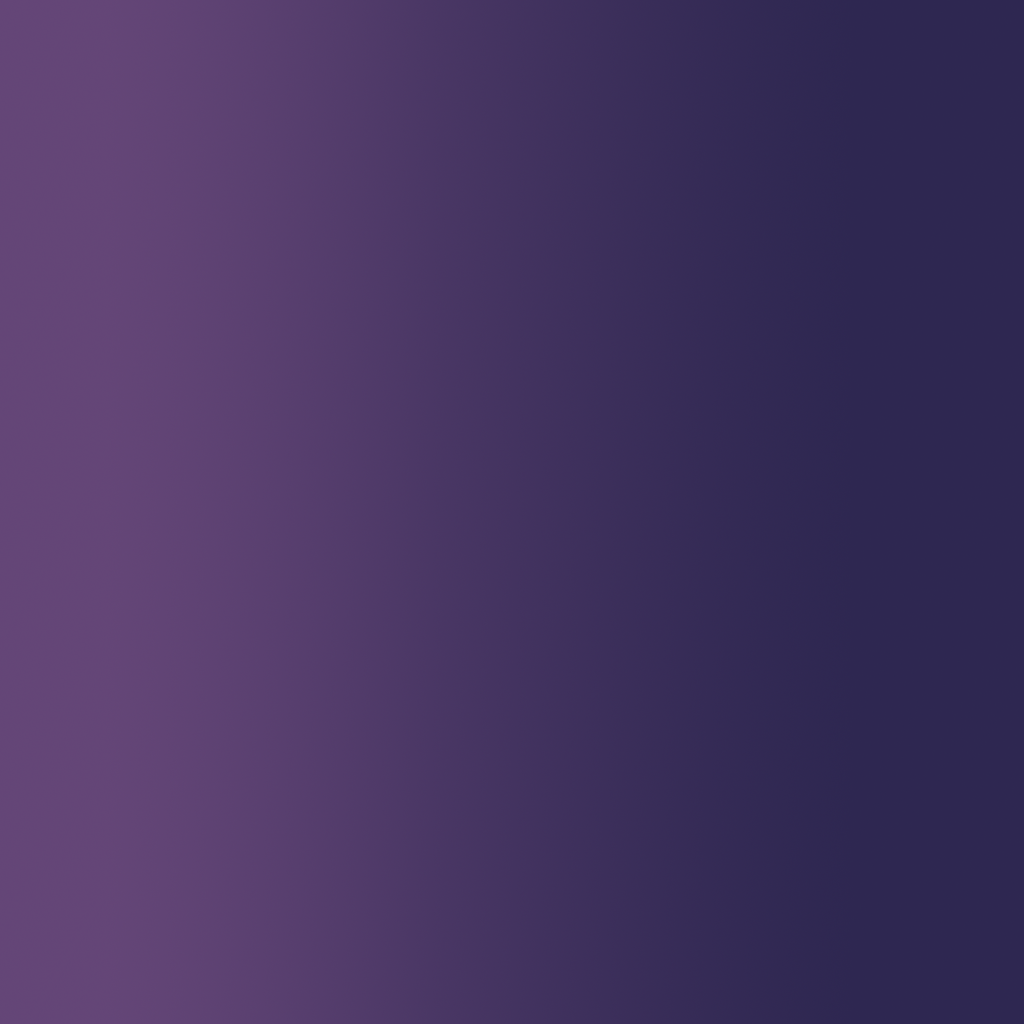
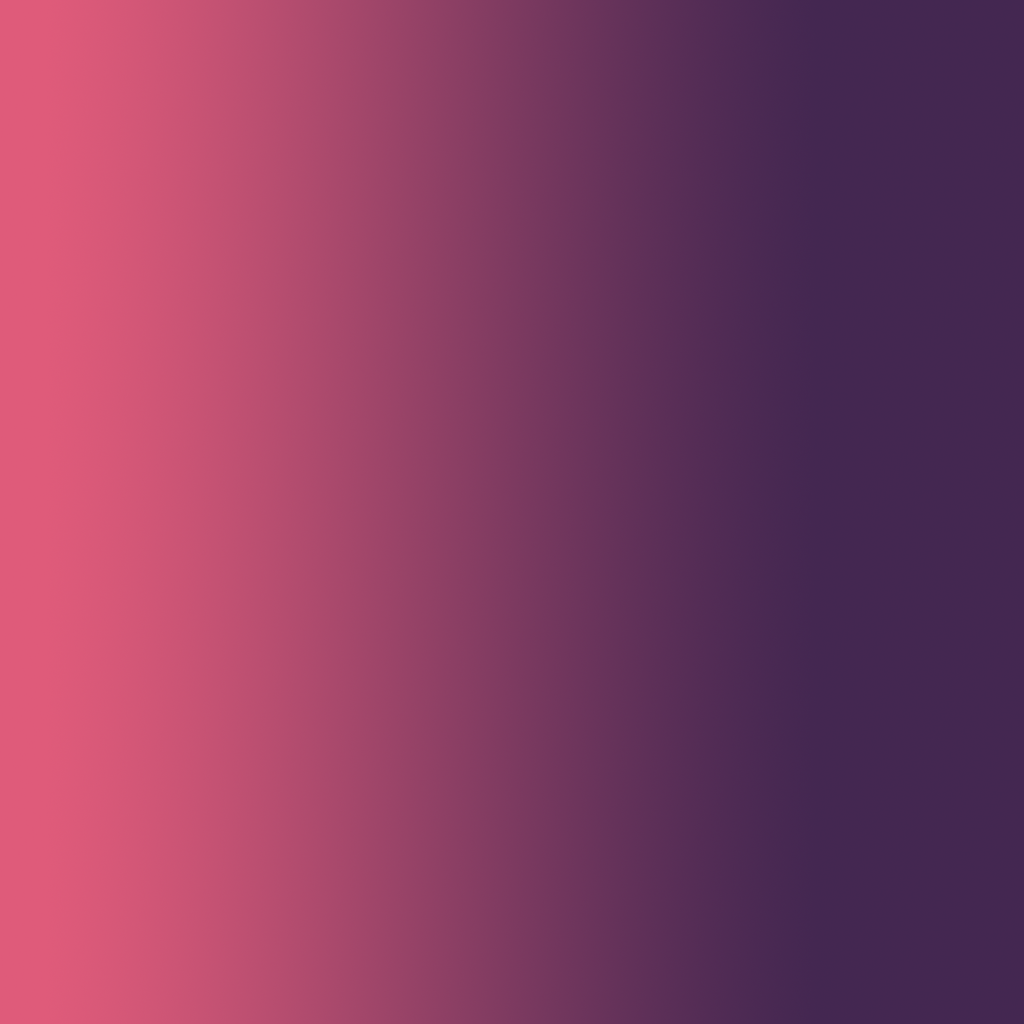
Layer changes from the first (1024, 1024) image to the second:
painted on "图层 2" over [0, 0, 1024, 1024]
